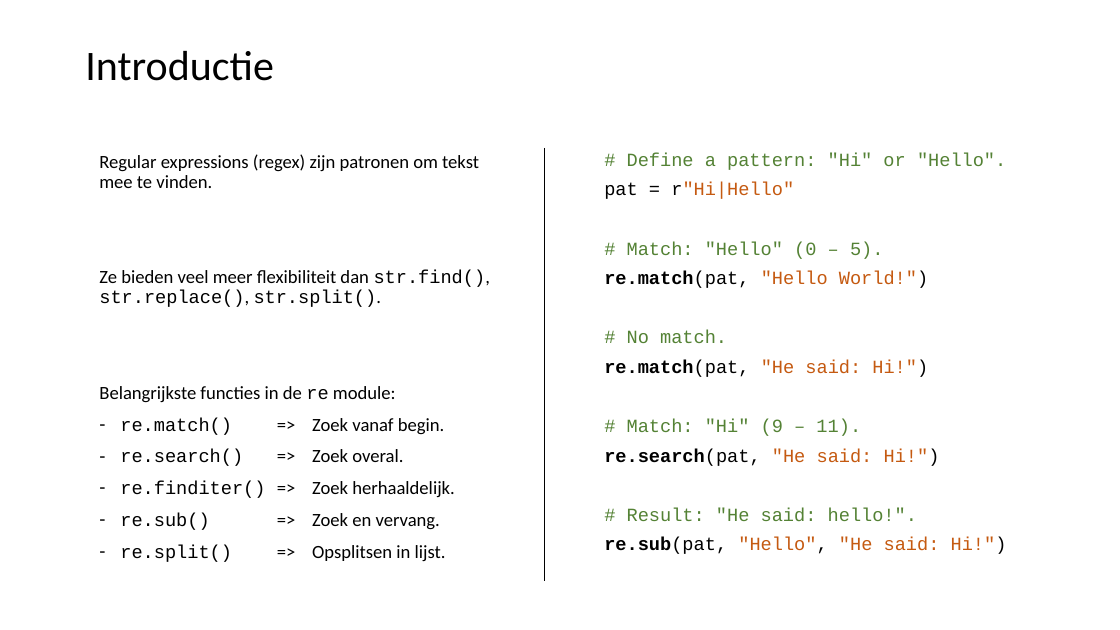
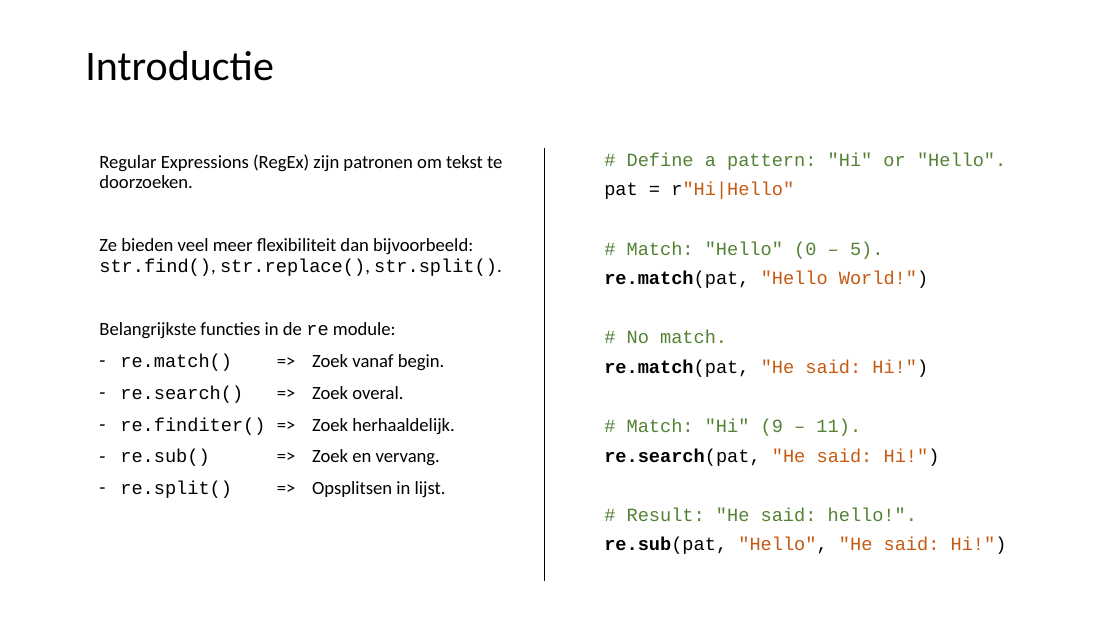
Before and after one commit to LFKoning/knowledge-sharing, a slide deck: slide 13 of python_course/5_nlp/python_cursus_5.pptx (slide 17 before the commit). Drawn at 1120x630 pixels with LibreOffice and Linux fonts; fonts in the diff are those of the drawing. Boxes give left, top, right and bottom in pixels: in the first picture for what was removed or moved away, otherwise in the second. Text is boxed around its words. In the diff, an @@ line names an element or a change of style, - is before the commit and + after.

```diff
--- a/python_course/5_nlp/python_cursus_5.pptx
+++ b/python_course/5_nlp/python_cursus_5.pptx
@@ text at bbox=[99, 154, 502, 276]: text changed @@
-Regular expressions (regex) zijn patronen om tekst mee te vinden.
-Ze bieden veel meer flexibiliteit dan str.find(), str.replace(), str.split().
+Regular Expressions (RegEx) zijn patronen om tekst te doorzoeken.
+Ze bieden veel meer flexibiliteit dan bijvoorbeeld: str.find(), str.replace(), str.split().
```
Also in this commit, not shown: 37 other slides changed, 12 slides added, 11 slides removed, 10 other files.
